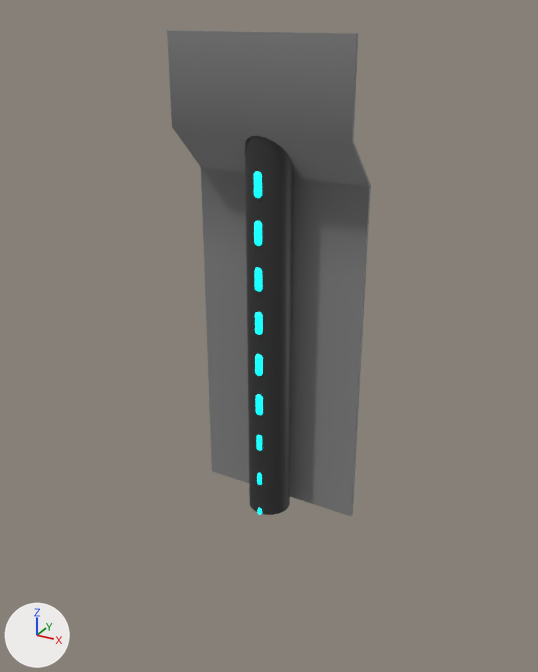
The FBX model Assets/Models/ModularParts/Hanger/HangerWall.fbx, before and after one commit.
One viewpoint serves both versions: a 50 mm lens placed at (0.442, -0.756, 0.444), pointed at (-0.012, 0.07, 0.03). Lighting does not change. The marker at lower left points along +X, +Y and +Z. Where no turn or scale is listed for an object, it has been applied to the vertices.

Script lines for the objects in view, before the commit:
```python
me_mesh = bpy.data.meshes.new('Mesh')
me_mesh.from_pydata(...)  # 36 vertices, 34 faces; spans x -12.0..12.0, y -23.0..42.0, z -8.3..-1.8
me_mesh.materials.append(mat_hangerwallmat)  # grey #848484
# before: 20 (-12.0, -23.0, -8.3), 21 (12.0, -23.0, -8.3) at pixel (352, 514), 22 (12.0, -23.0, -7.8) at pixel (351, 516), 23 (-12.0, -23.0, -7.8) at pixel (211, 471), 28 (-12.0, -23.0, -8.0) at pixel (212, 470)
# before: 29 (12.0, -23.0, -8.0) at pixel (352, 515)
me_mesh_001 = bpy.data.meshes.new('Mesh.001')
me_mesh_001.from_pydata(...)  # 40 vertices, 20 faces; spans x -0.03..0.03, y -0.03..0.03, z -0.12..0.42
me_mesh_001.materials.append(mat_largepipemat)  # black #323232
me_mesh_002 = bpy.data.meshes.new('Mesh.002')
me_mesh_002.from_pydata(...)  # 1097 vertices, 1024 faces; spans x -0.006..0.006, y -0.003..0.003, z -0.248..0.248
me_mesh_002.materials.append(mat_pipelightemissive)  # cyan #00ffff
ob_hangerwall = bpy.data.objects.new('HangerWall', me_mesh)
ob_hangerwall.parent = ob_hanger
ob_hangerwall.location = (0.0, -12.0, 0.0)
ob_pipelights = bpy.data.objects.new('PipeLights', me_mesh_002)
ob_pipelights.location = (0.0, 0.019, 0.018)
ob_upwardpipe = bpy.data.objects.new('UpwardPipe', me_mesh_001)
ob_upwardpipe.location = (0.0, 0.05, -0.11)
```
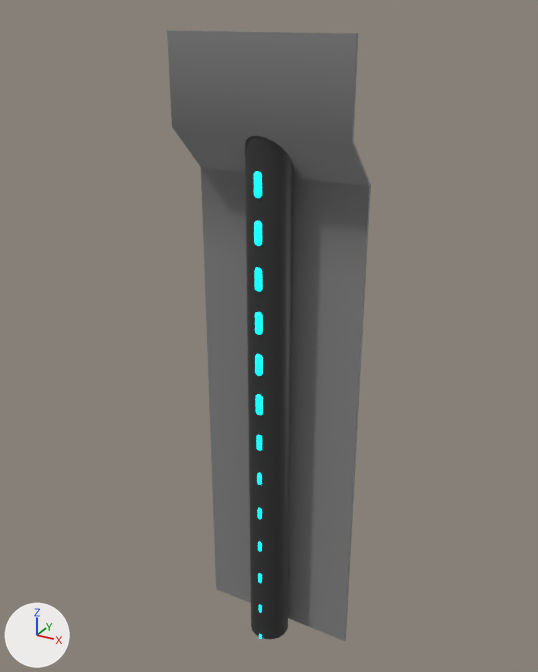
The newer file is also turned or shifted as a whole; pictures and numbers use the older file's frame.

Pixel boxes (x1, y1, x2, y2) of what changed, in the pictures (538 x 672 px; the box of a moved part takes in the faces that stretch with it):
'HangerWall', reshaped (26% taller): before (167, 30, 371, 516); after (167, 30, 371, 641)
'UpwardPipe', reshaped (33% taller): before (245, 136, 294, 515); after (245, 136, 294, 639)
part 1 of me_mesh, moved or reshaped: before (207, 333, 361, 516); after (207, 333, 361, 641)

The change, as a list of edits to the scene's bpy script:
```text
Change me_mesh_001:
    where me_mesh_001.from_pydata(...)  # 40 vertices, 20 faces; spans x -0.03..0.03, y -0.03..0.03, z -0.12..0.42
    used by ob_upwardpipe; location = (0.0, 0.05, -0.11)
    me_mesh_001 part 2: the whole mesh is multiplied about its middle by the matrix ((1.0, 0.0, 0.0), (0.0, 1.0, 0.0), (0.0, 0.0, 1.444)), then moved by (0.0, 0.0, -0.12)
Change me_mesh:
    where me_mesh.from_pydata(...)  # 36 vertices, 34 faces; spans x -12.0..12.0, y -23.0..42.0, z -8.3..-1.8
    used by ob_hangerwall; parent = ob_hanger; location = (0.0, -12.0, 0.0)
    me_mesh part 1
    add for i in [*range(20, 24), 28, 29]: me_mesh.vertices[i].co += Vector((0.0, -24.0, 0.0))
```
